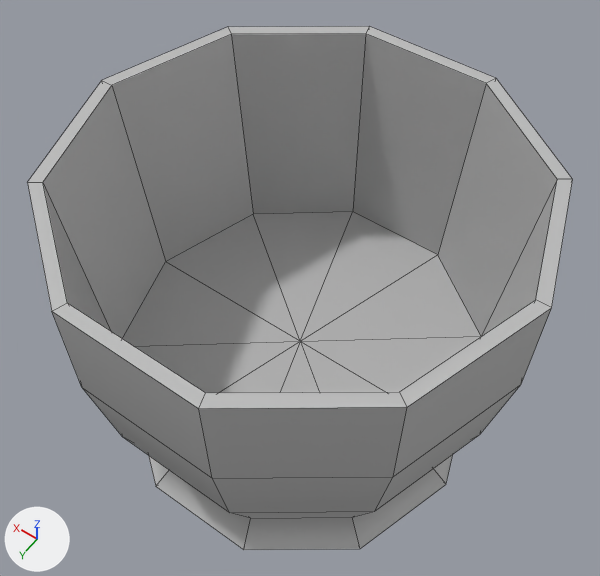
Renders of the FBX model woodsUnity/Assets/Models/cup.fbx from each side of a commit.
Rendered twice from a camera (50 mm lens) standing at (-0.0557, 0.0778, 0.1346) and looking at (0.0024, -0.0037, 0.0066). Every picture has the same lights, and +X, +Y and +Z are marked at lower left. Mesh edges are drawn as thin lines. Where no turn or scale is listed for an object, it has been applied to the vertices.

In view in the first picture: 'cup'.
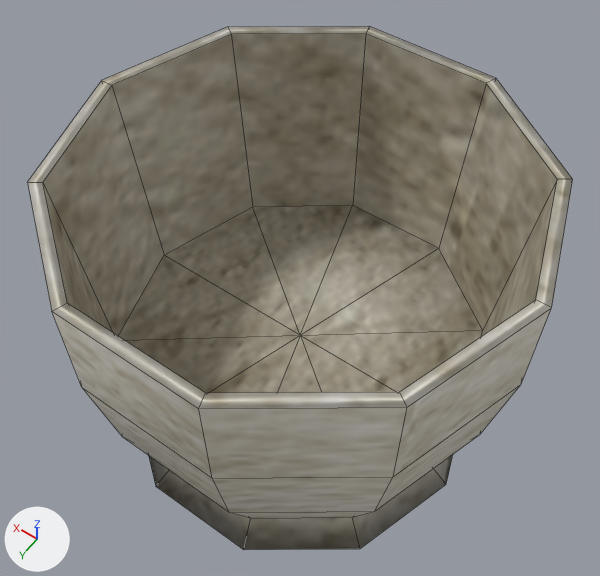
The newer file is also turned or shifted as a whole; pictures and numbers use the older file's frame.

What differs and where, as boxes [x1, y1, x2, y2] in the pictures (600 x 576 px; the box of a moved part takes in the faces that stretch with it):
'cup', recoloured, reshaped, surface changed
    both: [28, 26, 572, 550]
part 1 of me_mesh, moved or reshaped
    both: [43, 34, 557, 393]

Edits to the bpy script that builds the scene:
```text
Add img_misctexture_tga:
    img_misctexture_tga = load_image('misctexture.tga', '../../../woodsAssets/sourceimages/misctexture.tga', 1024, 1024, 'sRGB')
Add mat_misctexture:
    mat_misctexture = principled_material('misctexture')
    mat_misctexture.texture = img_misctexture_tga
Change me_mesh:
    where me_mesh.from_pydata(...)  # 72 vertices, 80 faces; spans x -0.0444..0.0444, y -0.0423..0.0423, z -0.0255..0.042
    used by ob_cup; location = (0.0009, -0.0016, -0.0036)
    remove me_mesh.materials.append(mat_lambert1)  # grey #bcbcbc
    me_mesh part 1: all 11 vertices in x -0.0369..0.0369, y -0.037..0.037, z -0.0044 are moved by (0.0, 0.0, 0.0022)
    me_mesh part 2: texture (UV) coordinates changed
    add me_mesh.materials.append(mat_misctexture)  # picture img_misctexture_tga
```
